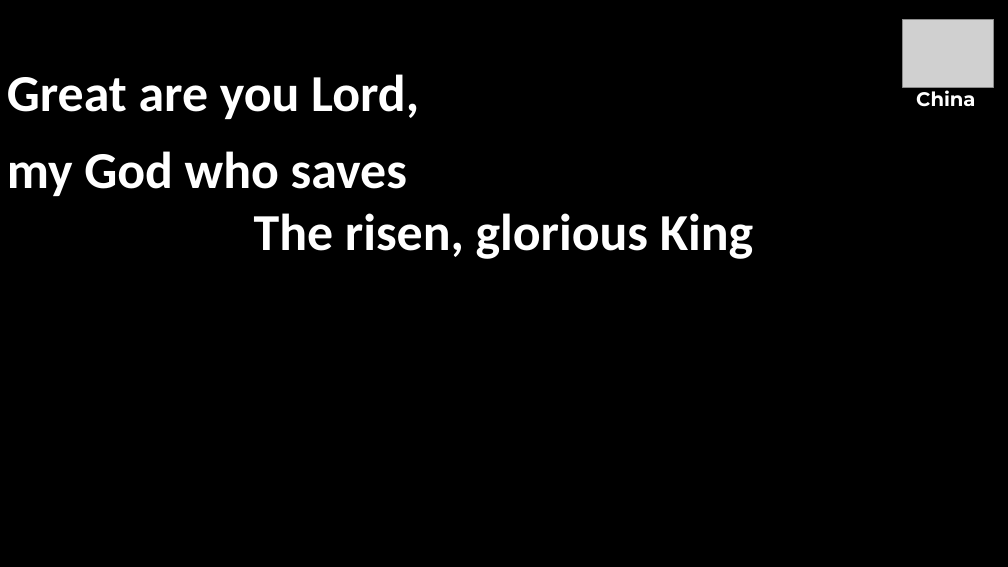
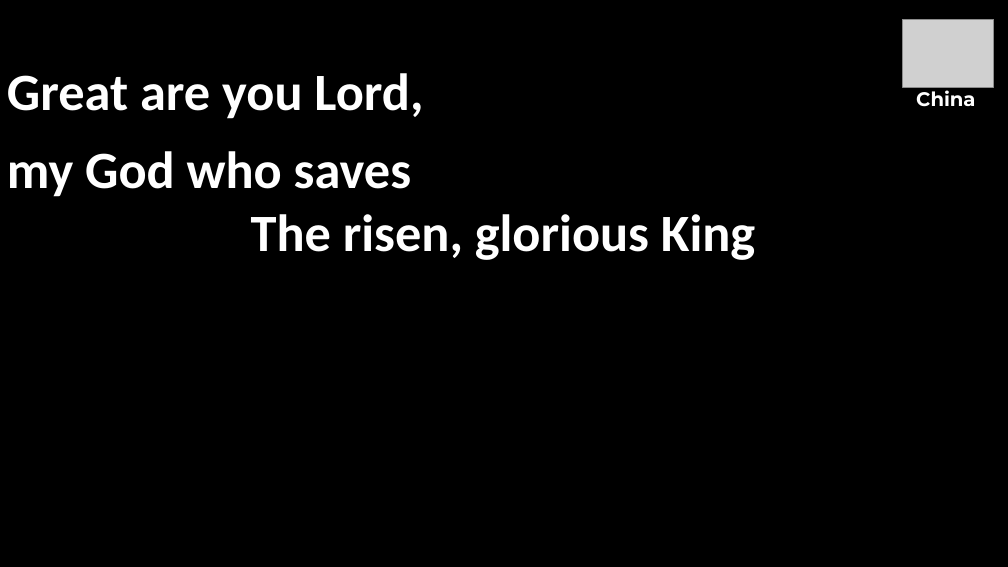
Before and after one commit to rwm6857/GraceChords, a slide deck: slide 6 of public/pptx/jesus_youre_the_light.pptx. Drawn at 1008x567 pixels with LibreOffice and Linux fonts; fonts in the diff are those of the drawing; grey boxes stand for pictures. Boxes give left, top, right and bottom in pixels: in the first picture for what was removed or moved away, otherwise in the second. Text is boxed around its words. In the diff, an @@ line names an element or a change of style, - is before the commit and + after.

```diff
--- a/public/pptx/jesus_youre_the_light.pptx
+++ b/public/pptx/jesus_youre_the_light.pptx
@@ text "Great are you Lord, my ..." at (x1=7, y1=73, x2=755, y2=260): size 49.3 to 50 pt @@
```
Also in this commit, not shown: 9 other slides changed, 8 other files.
